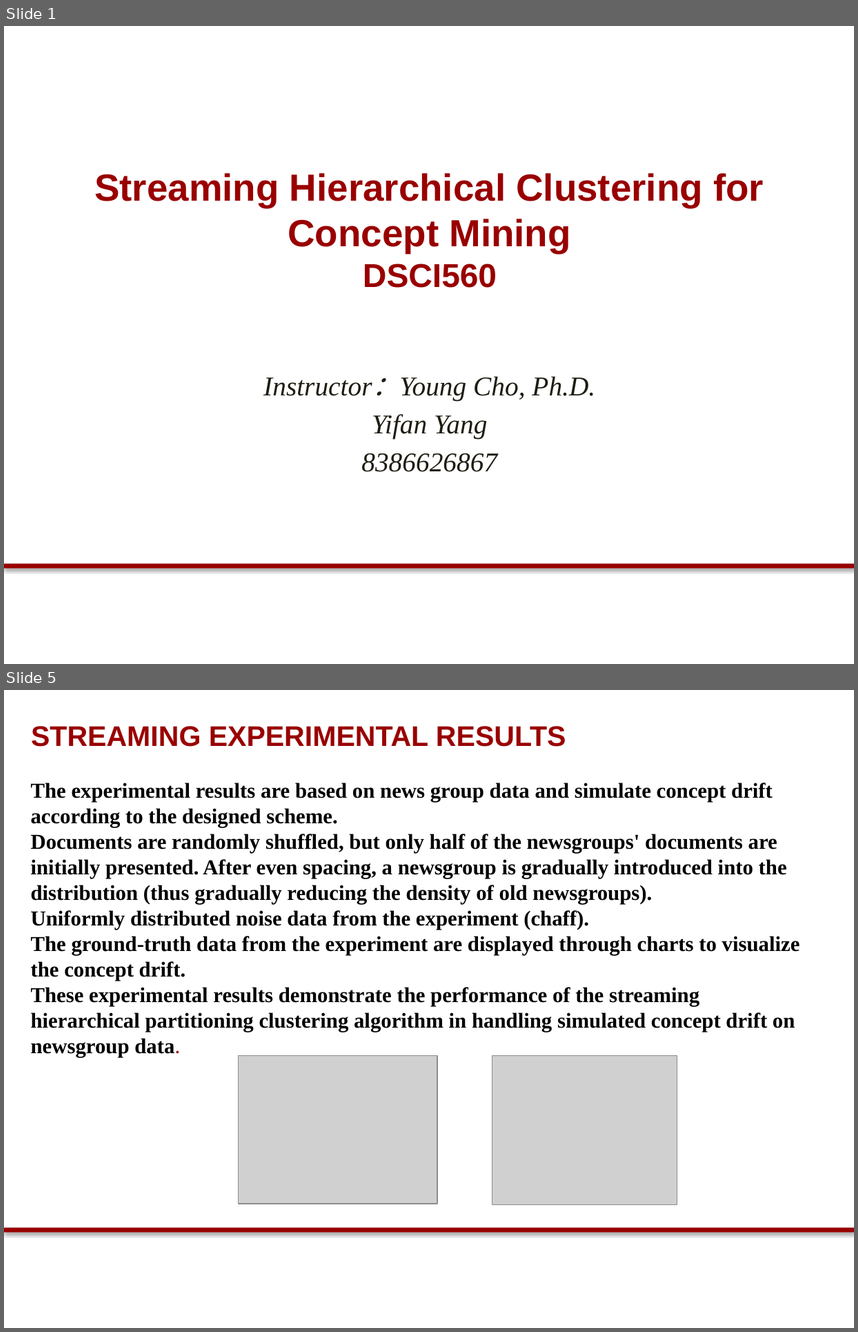
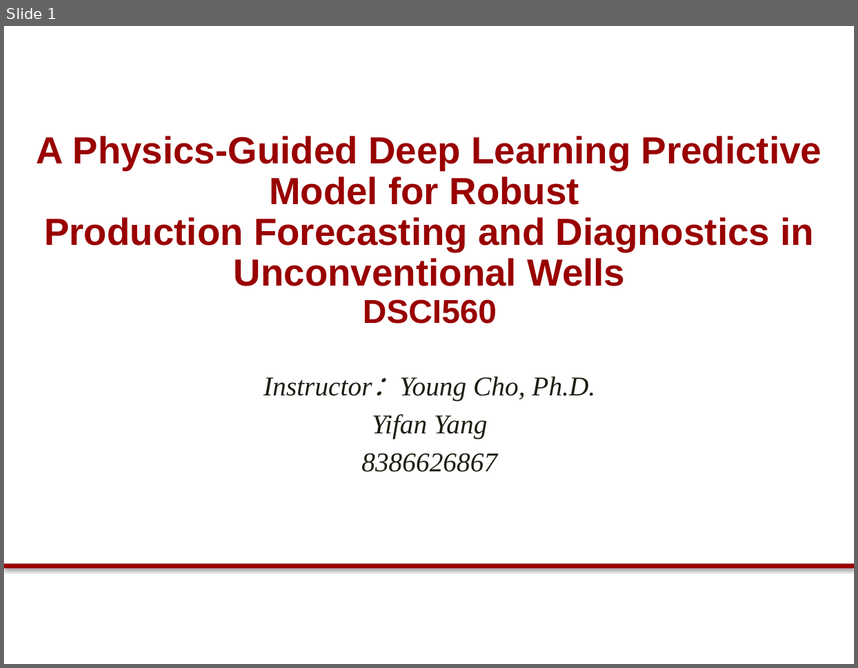
Before and after one commit to rayford295/DSCI560, a slide deck: DSCI560_Yifan Yang_Streaming Hierarchical.pptx. Shown one above the other, each under a label of ours: slides 1 and 5 before the commit, slide 1 after it; the slides between them are not shown. The pictures are 858x1332 and 858x668 pixels, drawn with LibreOffice and Linux fonts; fonts in the diff are those of the drawing; grey boxes stand for pictures; background and template pictures are left out. Boxes give left, top, right and bottom in pixels: in the first picture for what was removed or moved away, otherwise in the second. Text is boxed around its words. In the diff, an @@ line names an element or a change of style, - is before the commit and + after.

```diff
--- a/DSCI560_Yifan Yang_Streaming Hierarchical.pptx
+++ b/DSCI560_Yifan Yang_Streaming Hierarchical.pptx
@@ slide 5 removed at (x1=4, y1=690, x2=854, y2=1328), background #FFFFFF; not listed: 1 template element that a slide beside it also shows @@
@@ text removed at (x1=31, y1=726, x2=566, y2=747) @@
-STREAMING EXPERIMENTAL RESULTS
@@ text removed at (x1=31, y1=782, x2=800, y2=1057) @@
-The experimental results are based on news group data and simulate concept drift according to the designed scheme.
-Documents are randomly shuffled, but only half of the newsgroups' documents are initially presented. After even spacing, a newsgroup is gradually introduced into the distribution (thus gradually reducing the density of old newsgroups).
-Uniformly distributed noise data from the experiment (chaff).
-The ground-truth data from the experiment are displayed through charts to visualize the concept drift.
-These experimental results demonstrate the performance of the streaming hierarchical partitioning clustering algorithm in handling simulated concept drift on newsgroup data.
@@ picture removed at (x1=239, y1=1056, x2=437, y2=1203) @@
@@ picture removed at (x1=492, y1=1056, x2=677, y2=1204) @@
@@ slide 1 changed as well @@
@@ text at (x1=36, y1=136, x2=822, y2=286): text changed @@
-Streaming Hierarchical Clustering for Concept Mining
+A Physics-Guided Deep Learning Predictive Model for Robust
+Production Forecasting and Diagnostics in Unconventional Wells
@@ text at (x1=363, y1=299, x2=497, y2=323): line spacing 1 to 0.9 @@
```
Also in this commit, not shown: 2 other slides changed, 2 slides added, 2 other slides removed, 1 other file.
